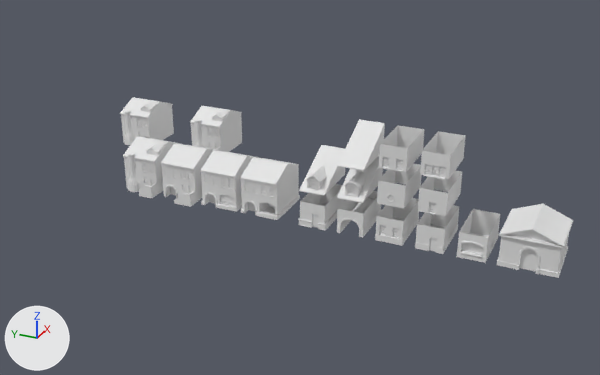
A saved change to the FBX model Pre-Production/Art_Files/Blender_Files/Shortstack Houses.fbx.
Camera for both pictures: a camera (50 mm lens) standing at (-105.8, -33.0, 57.0) and looking at (6.7, 17.6, 0.8). The axes (+X, +Y, +Z) are drawn at lower left. The lights are the same throughout.

Objects in the first picture: 'Church', 'Shortstack', 'Shortstack.001', 'Shortstack.002', 'Shortstack.003', 'Shortstack.004', 'Shortstack.005', 'TallHouse.001', 'TallHouse.006', 'TallHouse.008', 'TallHouse.010', 'TallHouse.011'.
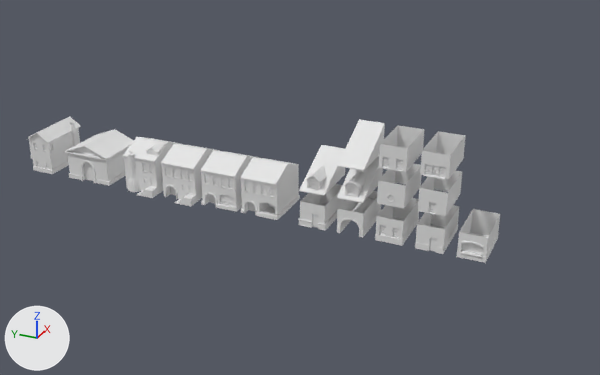
Commit message: Finished House Task!

Patch to the scene script:
```diff
--- a/Pre-Production/Art_Files/Blender_Files/Shortstack Houses.fbx.py
+++ b/Pre-Production/Art_Files/Blender_Files/Shortstack Houses.fbx.py
@@ me_cube_026_1 @@
+me_cube_026_1.from_pydata(...)  # 3287 vertices, 3405 faces; spans x -4.33..4.47, y -4.66..4.11, z -1.0..6.53
@@ ob_shortstack_004 @@
-ob_shortstack_004 = bpy.data.objects.new('Shortstack.004', me_cube_027)
-ob_shortstack_004.location = (17.2, 53.7, 0.0)
@@ ob_shortstack_001 @@
-ob_shortstack_001 = bpy.data.objects.new('Shortstack.001', me_cube_011)
-ob_shortstack_001.location = (18.4, 39.5, 0.0)
@@ ob_church @@
 ob_church = bpy.data.objects.new('Church', me_cube_007)
-ob_church.location = (0.0, -20.9, 0.0)
+ob_church.location = (0.0, 51.5, 0.0)
@@ ob_lhouse @@
+ob_lhouse = bpy.data.objects.new('LHouse', me_cube_026_1)
+ob_lhouse.location = (0.0, 63.2, 1.0)
```

Where the change shows, as pixel boxes (x1, y1, x2, y2) in the pictures (600 x 375 px):
'Church', moved
    before: (497, 204, 573, 278)
    after: (65, 129, 134, 186)
'LHouse', added
    after: (28, 117, 81, 174)
'Shortstack.001', deleted
    before: (190, 106, 242, 152)
'Shortstack.004', deleted
    before: (120, 97, 174, 145)
